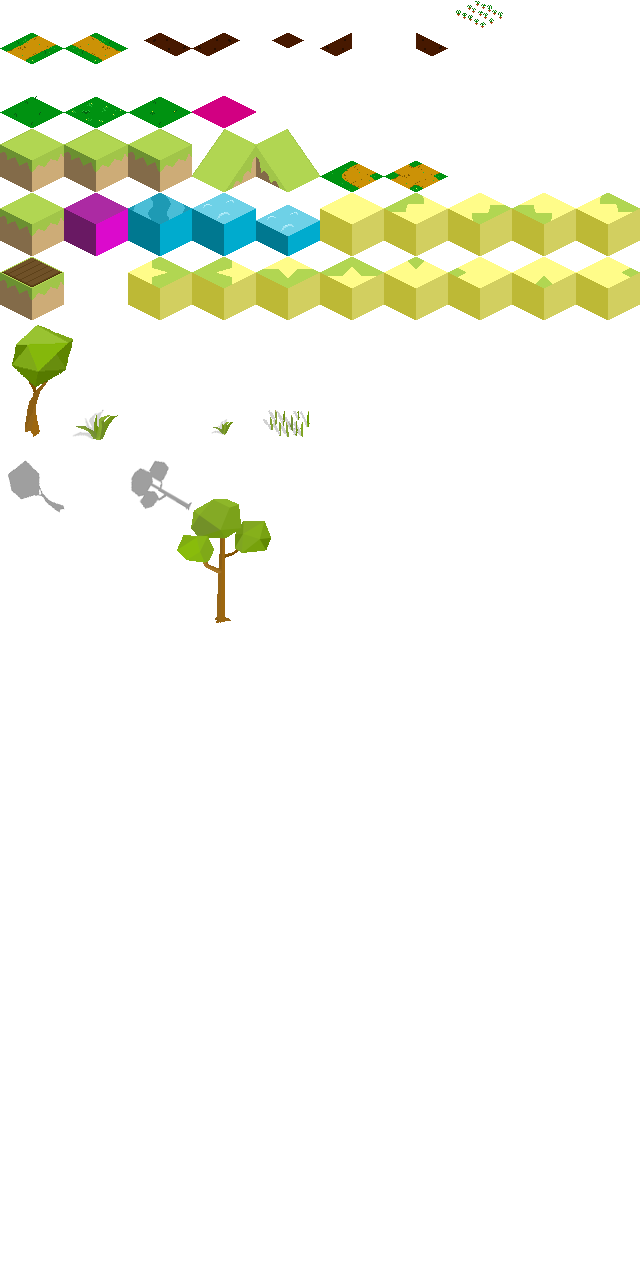
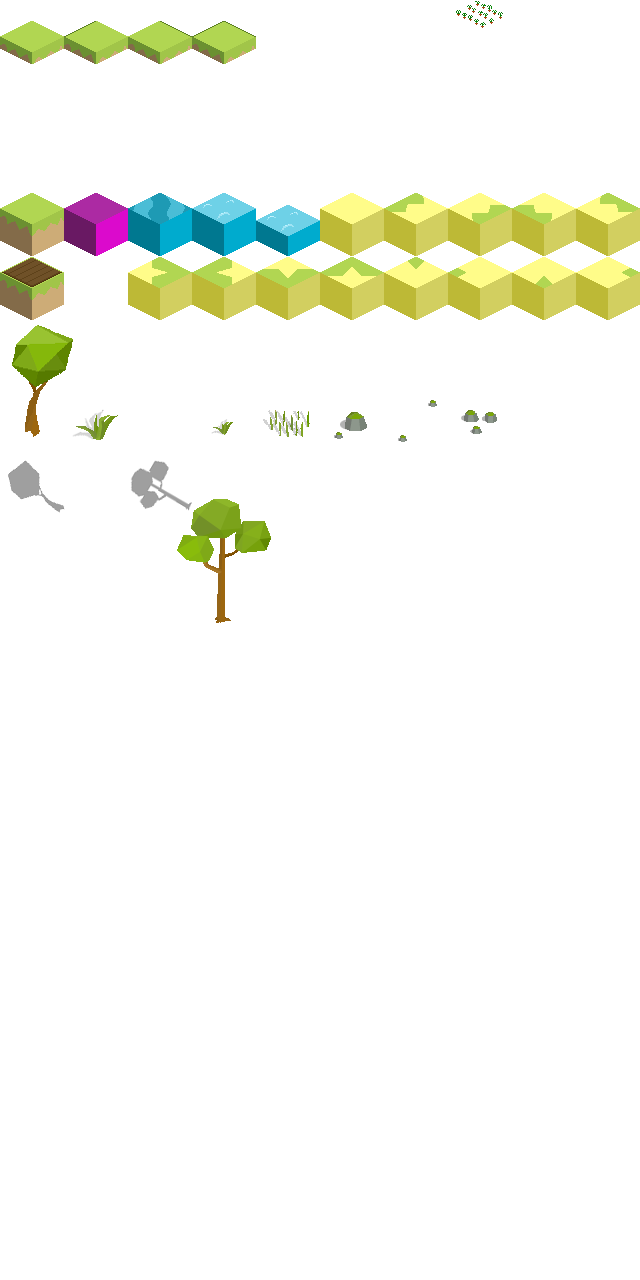
Comparing the layer stacks of the two 640px x 1280px images. Changes:
painted on "grid.png" over left=0, top=21, right=497, bottom=442
